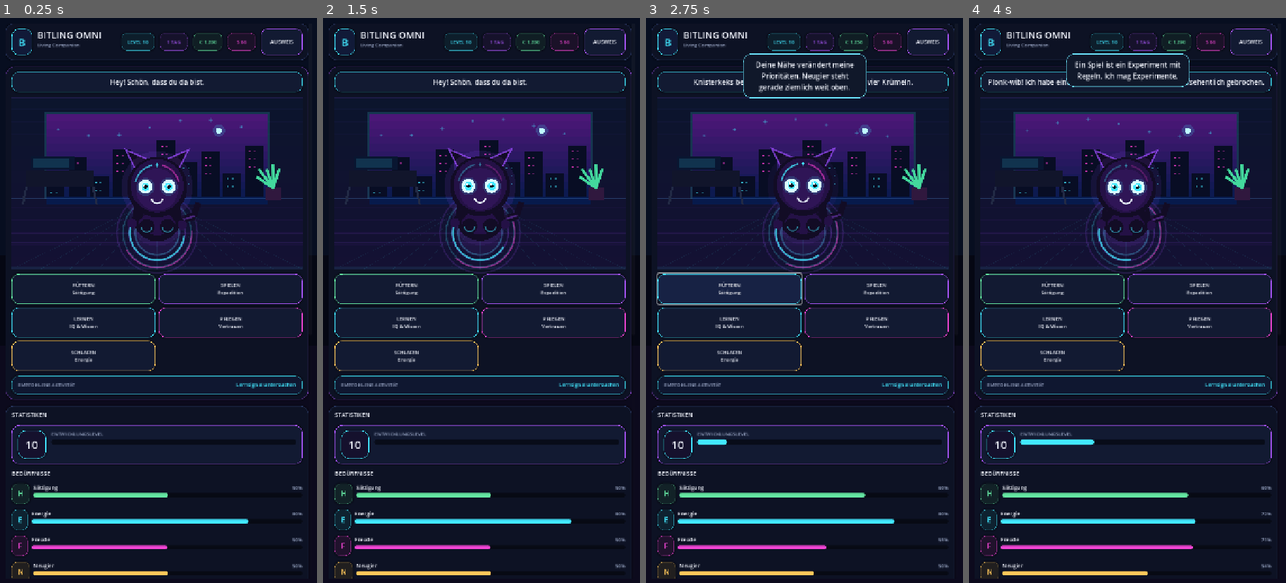
Above: before the commit, frames 1-4 (left to right).
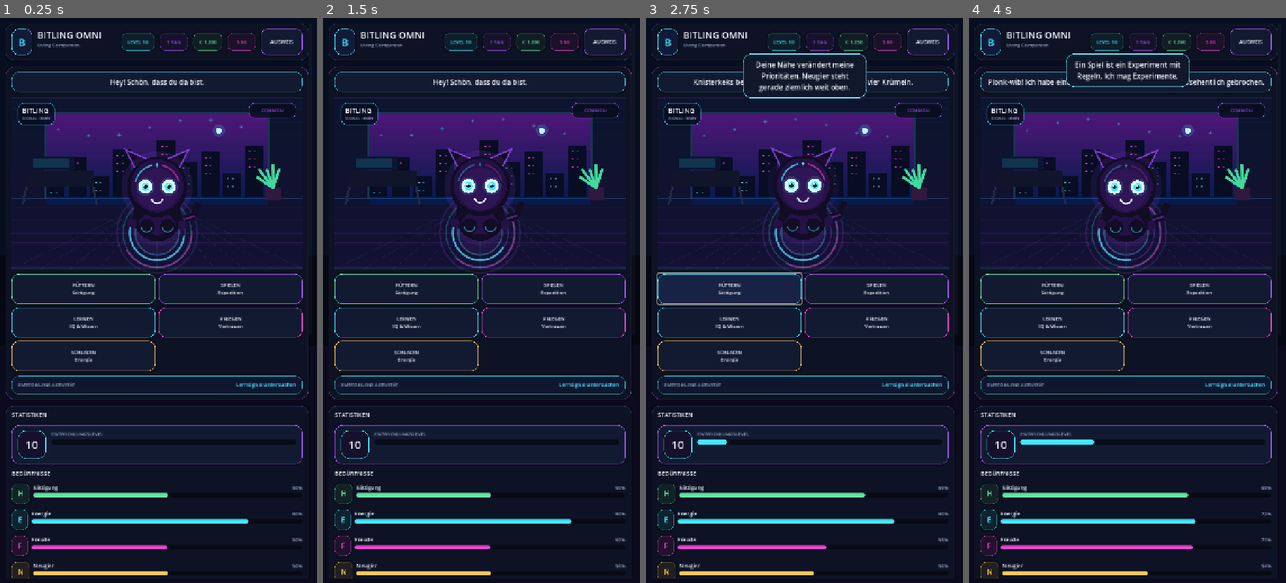
Above: after the commit, the same moments.

Repository: Cyberpunk2088/Bitling
Game: Godot game, scene res://main.tscn
The game is run twice, just before and just after one commit, with the same random seed, the same clock (stepped at 60 frames per second) and the same inputs.
Inputs:
- Up to frame 1 (0.25 s): no input
- Up to frame 2 (1.5 s): click "AUSWEIS" at 0.5 s; click "×" at 1.25 s
- Up to frame 3 (2.75 s): click "FÜTTERN Sättigung" at 2 s
- Up to frame 4 (4 s): click "SPIELEN Expedition" at 2.75 s; click "×" at 3.5 s

The runs differ from the first frame. In frame 1, 0.3% of the frame differs, in the area x 5-94%, y 15-19%; in frame 2, 0.3%; in frame 3, 0.3%; in frame 4, 0.3%.

Commit message:
Attach live stage identity badge

Diff:
--- a/main.tscn
+++ b/main.tscn
@@ -1,8 +1,9 @@
-[gd_scene load_steps=4 format=3]
+[gd_scene load_steps=5 format=3]
 
 [ext_resource type="Script" path="res://scripts/ui/ultimate_dashboard.gd" id="1_dashboard"]
 [ext_resource type="Script" path="res://scripts/ui/profile_launcher_guard.gd" id="2_guard"]
 [ext_resource type="Script" path="res://scripts/ui/visual_layout_enhancer.gd" id="3_enhancer"]
+[ext_resource type="Script" path="res://scripts/ui/stage_identity_badge.gd" id="4_badge"]
 
 [node name="Main" type="Node"]
 script = ExtResource("1_dashboard")
@@ -12,3 +13,6 @@
 
 [node name="VisualLayoutEnhancer" type="Node" parent="."]
 script = ExtResource("3_enhancer")
+
+[node name="StageIdentityBadge" type="Node" parent="."]
+script = ExtResource("4_badge")
